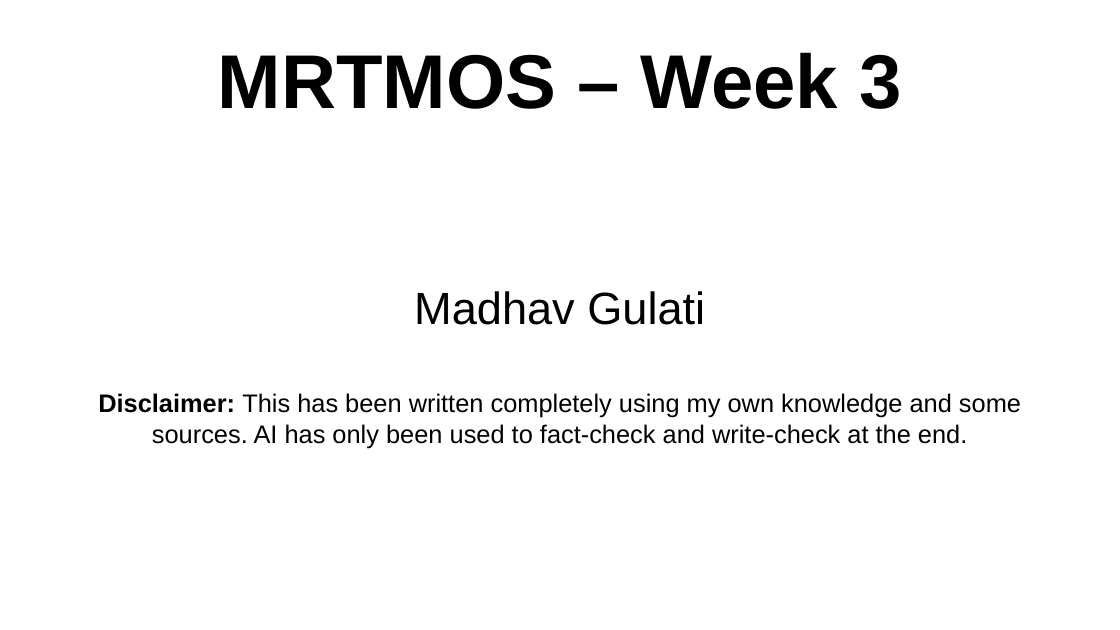
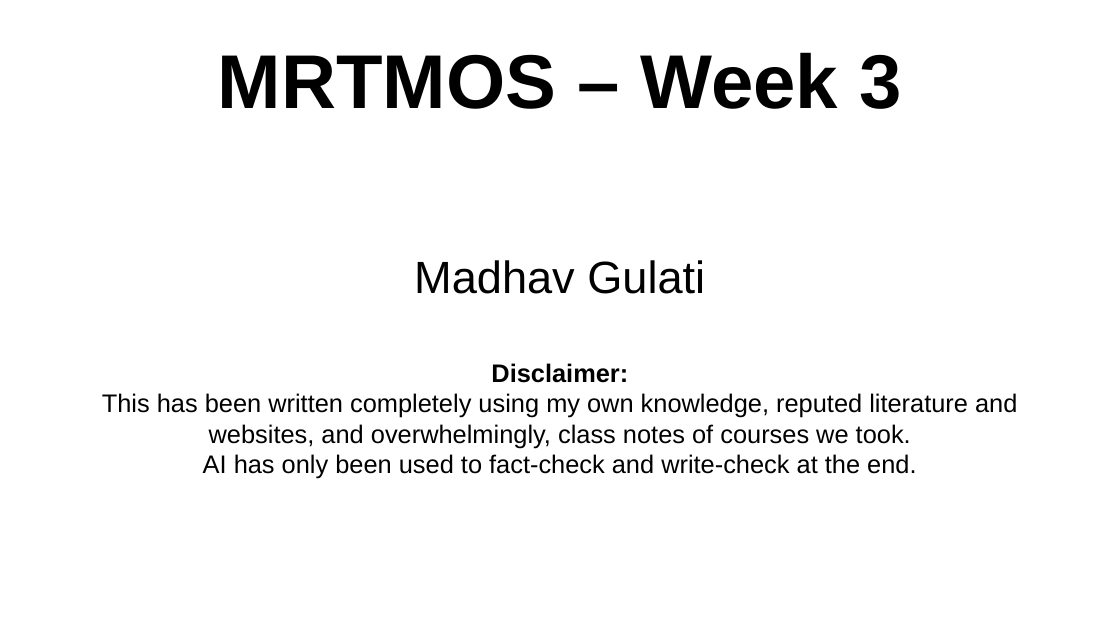
Before and after one commit to madhavgulati277/SSCS-Chipathon-Track-C-MOSbius, a slide deck: slide 1 of ppt_mmg_architecture.odp. Drawn at 1120x630 pixels with LibreOffice and Linux fonts; fonts in the diff are those of the drawing. Boxes give left, top, right and bottom in pixels: in the first picture for what was removed or moved away, otherwise in the second. Text is boxed around its words. In the diff, an @@ line names an element or a change of style, - is before the commit and + after.

```diff
--- a/ppt_mmg_architecture.odp
+++ b/ppt_mmg_architecture.odp
@@ subtitle at bbox=[102, 363, 1017, 479]: text changed @@
-Disclaimer: This has been written completely using my own knowledge and some sources. AI has only been used to fact-check and write-check at the end.
+Disclaimer:
+This has been written completely using my own knowledge, reputed literature and websites, and overwhelmingly, class notes of courses we took.
+AI has only been used to fact-check and write-check at the end.
```
Also in this commit, not shown: 3 other slides changed, 1 slide added, 2 other files.
